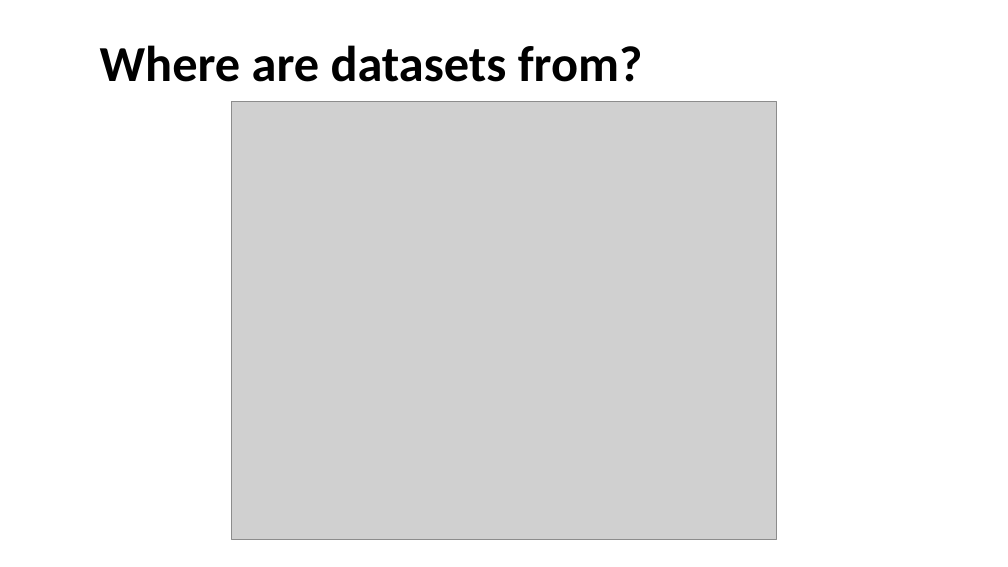
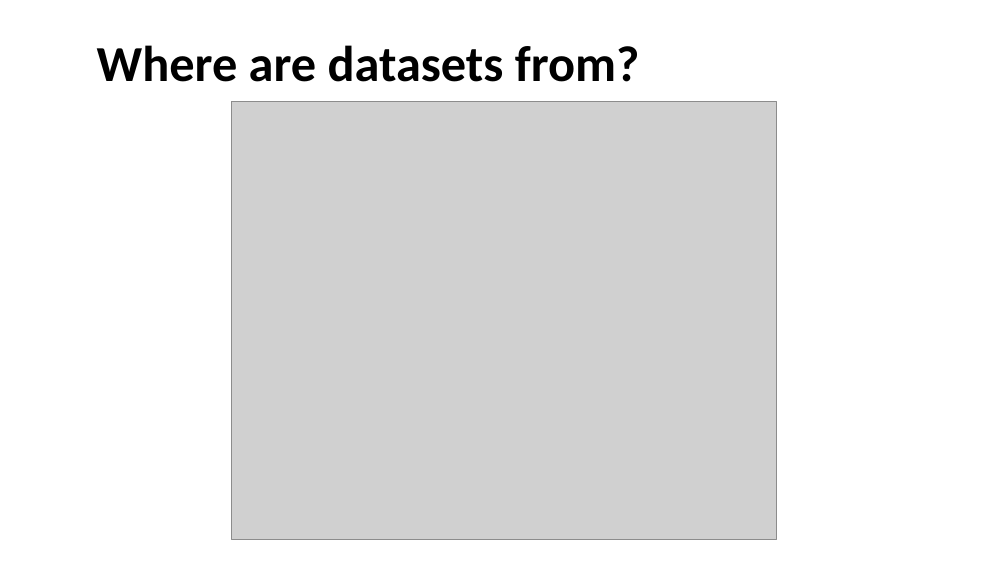
Before and after one commit to huddack20/Project4-ML-ETL, a slide deck: slide 3 of Project4.pptx. Drawn at 1008x567 pixels with LibreOffice and Linux fonts; fonts in the diff are those of the drawing; grey boxes stand for pictures. Boxes give left, top, right and bottom in pixels: in the first picture for what was removed or moved away, otherwise in the second. Text is boxed around its words. In the diff, an @@ line names an element or a change of style, - is before the commit and + after.

```diff
--- a/Project4.pptx
+++ b/Project4.pptx
@@ text "Where are datasets from?" at [97, 45, 640, 82]: alignment centre to left @@
```
Also in this commit, not shown: 4 other slides changed, 2 slides added, 1 slide removed.
